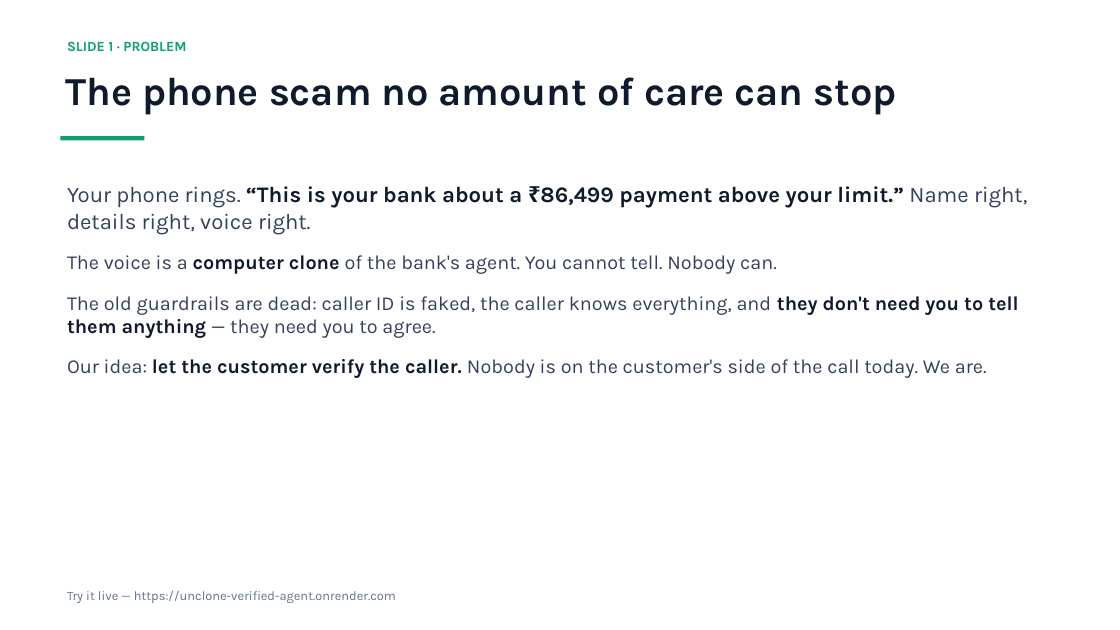
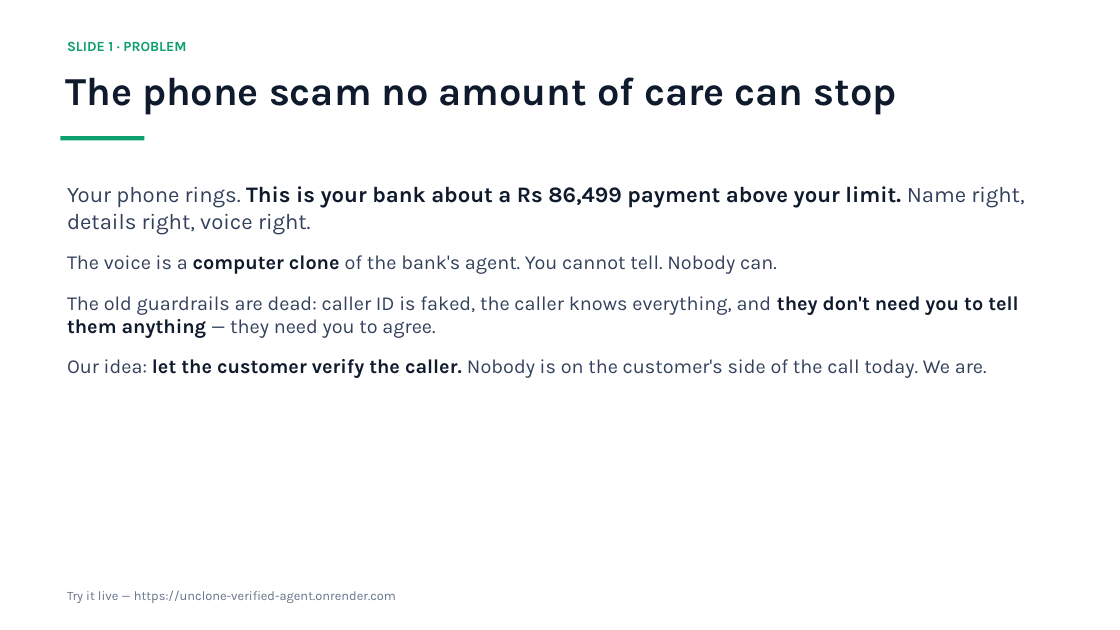
Before and after one commit to Lion4467cat/verified-agent-badge, a slide deck: slide 1 of UNCLONE-day2-deck.pptx. Drawn at 1120x630 pixels with LibreOffice and Linux fonts; fonts in the diff are those of the drawing. Boxes give left, top, right and bottom in pixels: in the first picture for what was removed or moved away, otherwise in the second. Text is boxed around its words. In the diff, an @@ line names an element or a change of style, - is before the commit and + after.

```diff
--- a/UNCLONE-day2-deck.pptx
+++ b/UNCLONE-day2-deck.pptx
@@ text at (67,186,1024,235): text changed @@
-Your phone rings. “This is your bank about a ₹86,499 payment above your limit.” Name right, details right, voice right.
+Your phone rings. This is your bank about a Rs 86,499 payment above your limit. Name right, details right, voice right.
```
Also in this commit, not shown: 4 other slides changed.
